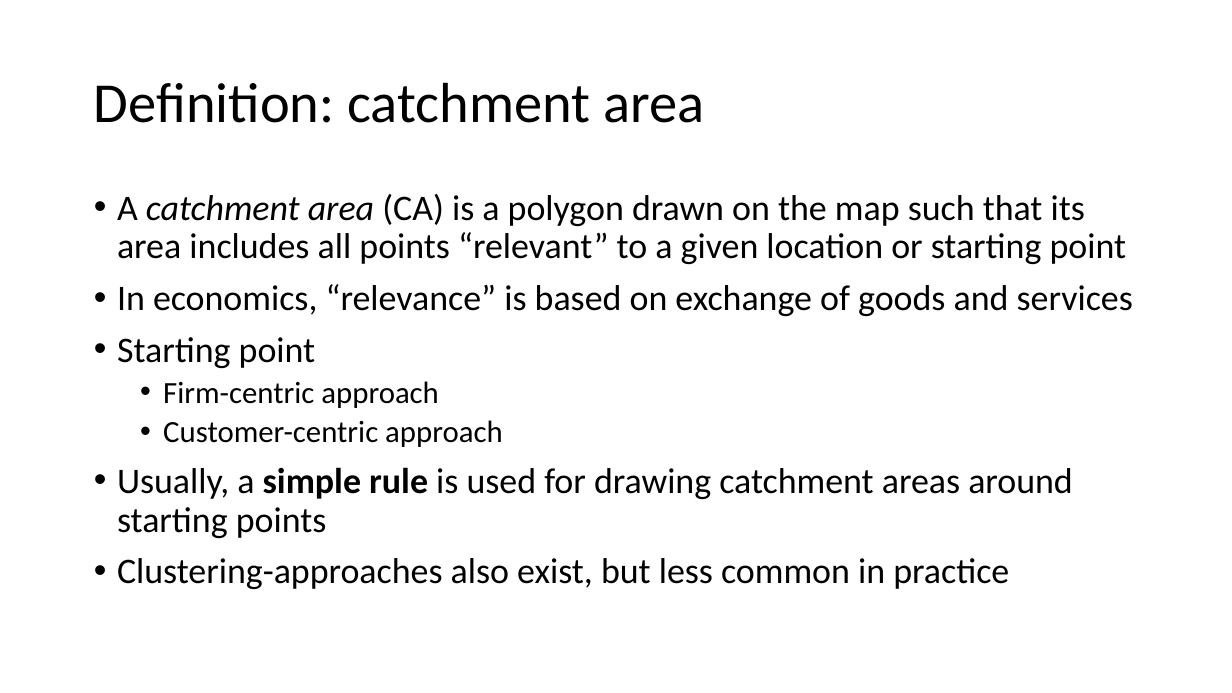
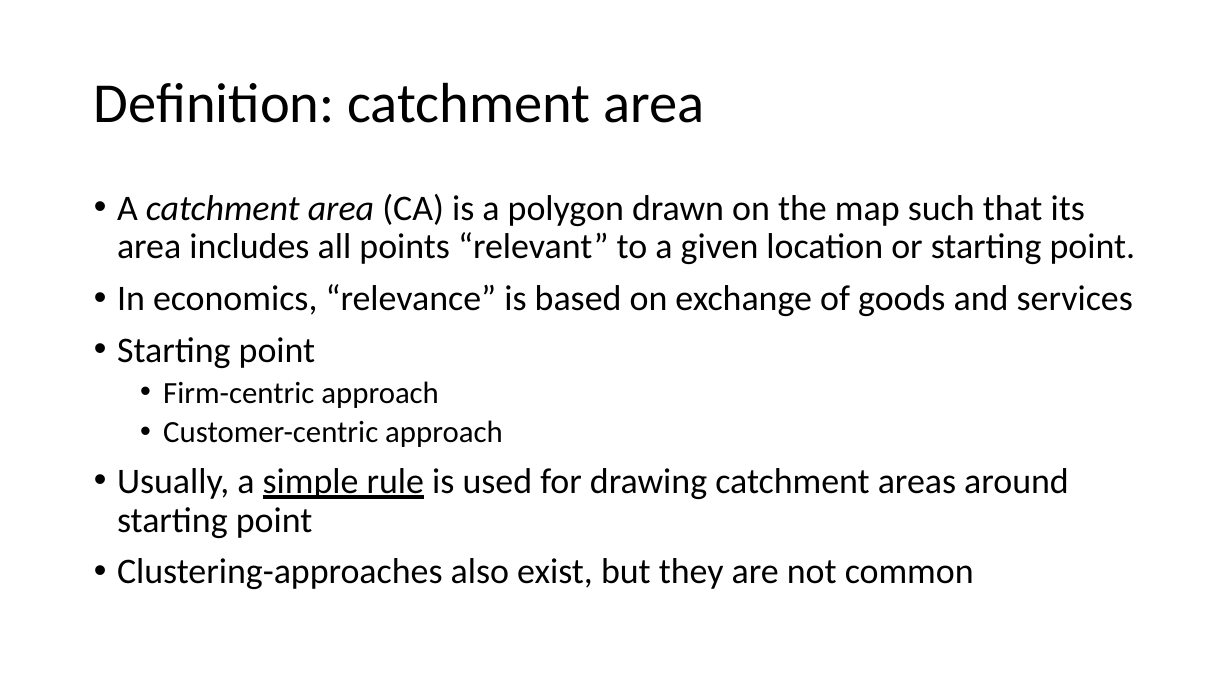
Before and after one commit to moritz-schwarz/website, a slide deck: slide 6 of resources/slides.pptx. Drawn at 1232x693 pixels with LibreOffice and Linux fonts; fonts in the diff are those of the drawing. Boxes give left, top, right and bottom in pixels: in the first picture for what was removed or moved away, otherwise in the second. Text is boxed around its words. In the diff, an @@ line names an element or a change of style, - is before the commit and + after.

```diff
--- a/resources/slides.pptx
+++ b/resources/slides.pptx
@@ text at [117, 194, 1136, 264]: text changed @@
-• A catchment area (CA) is a polygon drawn on the map such that its area includes all points “relevant” to a given location or starting point
+• A catchment area (CA) is a polygon drawn on the map such that its area includes all points “relevant” to a given location or starting point.
@@ text at [117, 468, 1069, 589]: text changed @@
-• Usually, a simple rule is used for drawing catchment areas around starting points
-• Clustering-approaches also exist, but less common in practice
+• Usually, a simple rule is used for drawing catchment areas around starting point
+• Clustering-approaches also exist, but they are not common
```
Also in this commit, not shown: 14 other slides changed, 7 slides removed, 1 other file.
